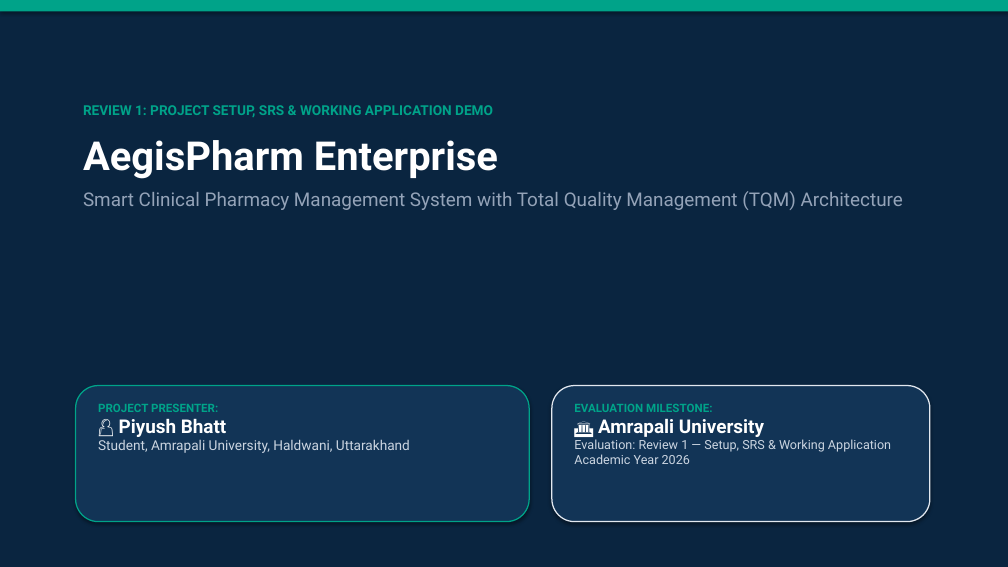
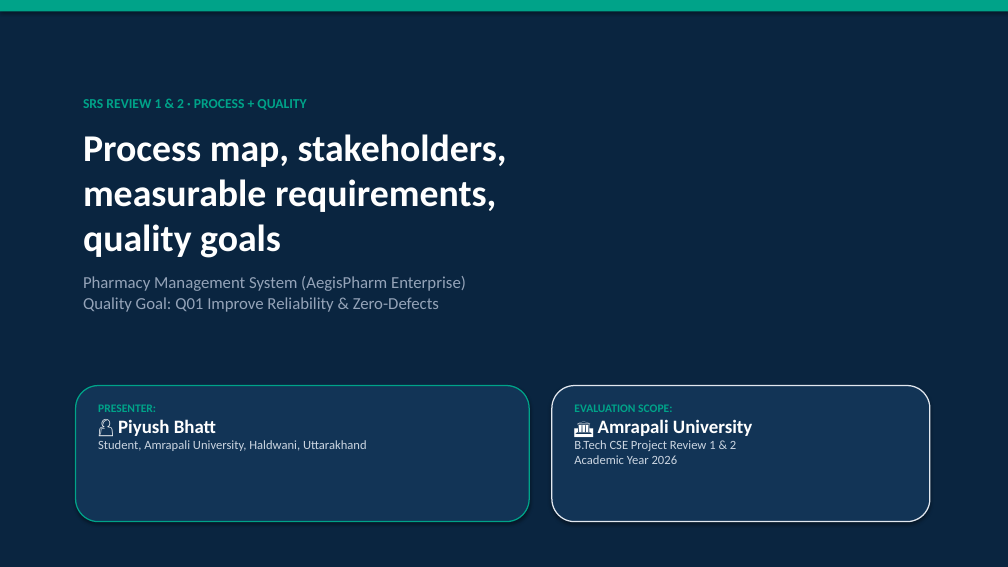
Before and after one commit to Piyush7251/Pharmacy_Management_System, a slide deck: slide 1 of AegisPharm_TQM_Presentation_Piyush_Bhatt.pptx. Drawn at 1008x567 pixels with LibreOffice and Linux fonts; fonts in the diff are those of the drawing. Boxes give left, top, right and bottom in pixels: in the first picture for what was removed or moved away, otherwise in the second. Text is boxed around its words. In the diff, an @@ line names an element or a change of style, - is before the commit and + after.

Commit message:
docs: align complete presentation with 79-topic Review 1 & 2 demo syllabus filled with AegisPharm project content

```diff
--- a/AegisPharm_TQM_Presentation_Piyush_Bhatt.pptx
+++ b/AegisPharm_TQM_Presentation_Piyush_Bhatt.pptx
@@ text at (83,99,507,312): text changed; size 18 to 16 pt; font Roboto to Calibri @@
-REVIEW 1: PROJECT SETUP, SRS & WORKING APPLICATION DEMO
-AegisPharm Enterprise
-Smart Clinical Pharmacy Management System with Total Quality Management (TQM) Architecture
+SRS REVIEW 1 & 2 · PROCESS + QUALITY
+Process map, stakeholders,
+measurable requirements,
+quality goals
+Pharmacy Management System (AegisPharm Enterprise)
+Quality Goal: Q01 Improve Reliability & Zero-Defects
@@ text at (98,404,156,412): text changed; font Roboto to Calibri @@
-PROJECT PRESENTER:
+PRESENTER:
@@ text at (98,419,367,451): font Roboto to Calibri in "👤 Piyush Bhatt", "Student, Amrapali University, Haldwani, Uttarakhand"; size 13 to 12 pt in "Student, Amrapali University, Haldwani, Uttarakhand" @@
@@ text at (574,404,672,412): text changed; font Roboto to Calibri @@
-EVALUATION MILESTONE:
+EVALUATION SCOPE:
@@ text at (598,419,752,436): font Roboto to Calibri in "🏛️ Amrapali University" @@
@@ text at (574,440,736,464): text changed; font Roboto to Calibri @@
-Evaluation: Review 1 — Setup, SRS & Working Application
-Academic Year 2026
+B.Tech CSE Project Review 1 & 2
+Academic Year 2026
```
Also in this commit, not shown: 6 other slides changed, 72 slides added, 11 slides removed, 2 other files.
